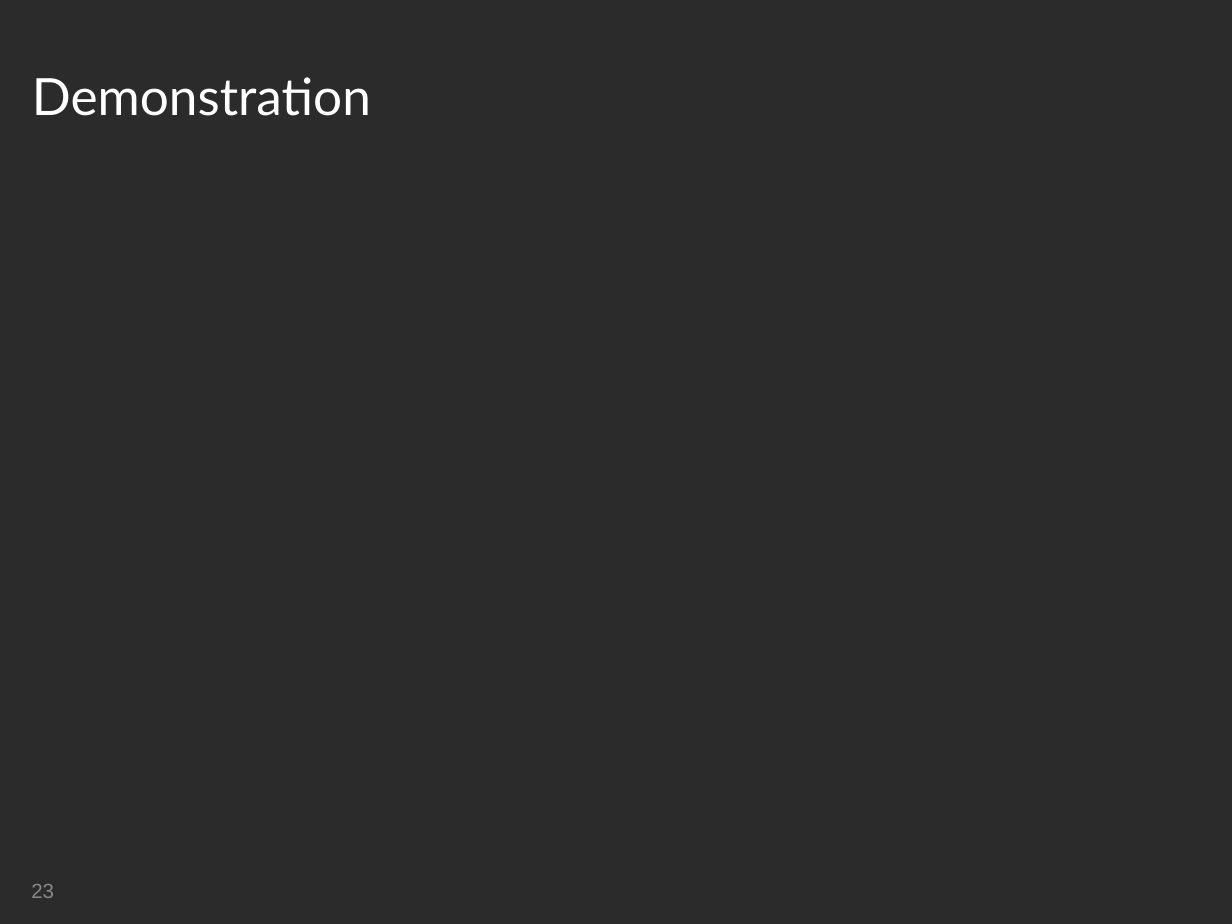
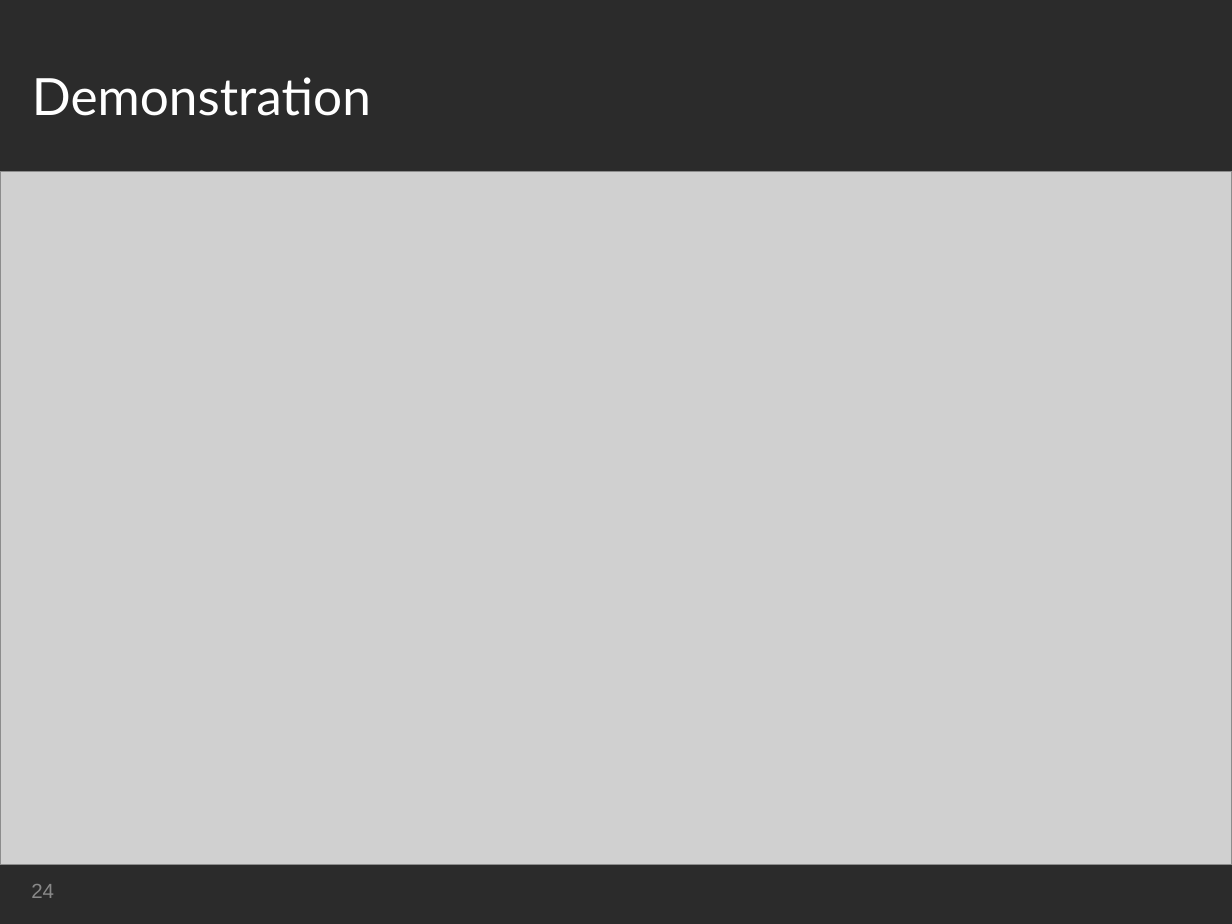
Before and after one commit to MissNanLankwtosh/mateuszgolabc, a slide deck: slide 24 of Presentation/Group Presentation - Kuba.ppt (slide 23 before the commit). Drawn at 1232x924 pixels with LibreOffice and Linux fonts; fonts in the diff are those of the drawing; grey boxes stand for pictures; background and template pictures are left out; a plain dark background stands for a picture behind light text. Boxes give left, top, right and bottom in pixels: in the first picture for what was removed or moved away, otherwise in the second. Text is boxed around its words. In the diff, an @@ line names an element or a change of style, - is before the commit and + after.

```diff
--- a/Presentation/Group Presentation - Kuba.ppt
+++ b/Presentation/Group Presentation - Kuba.ppt
@@ picture added at (x1=0, y1=171, x2=1232, y2=864) @@
@@ page number at (x1=31, y1=884, x2=54, y2=898): text changed @@
-23
+24
```
Also in this commit, not shown: 5 other slides changed, 9 slides added, 8 slides removed, 3 other files.
